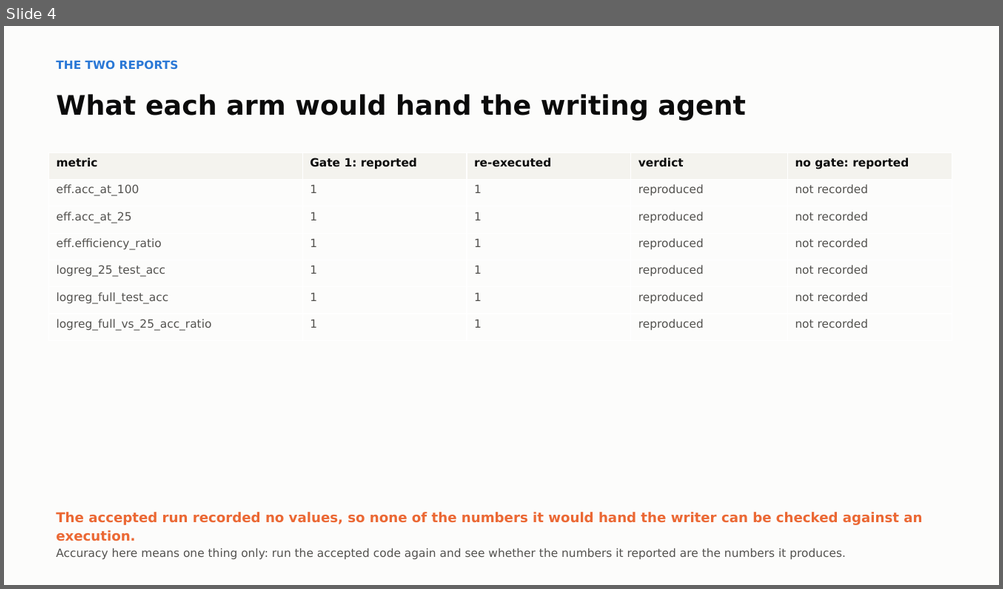
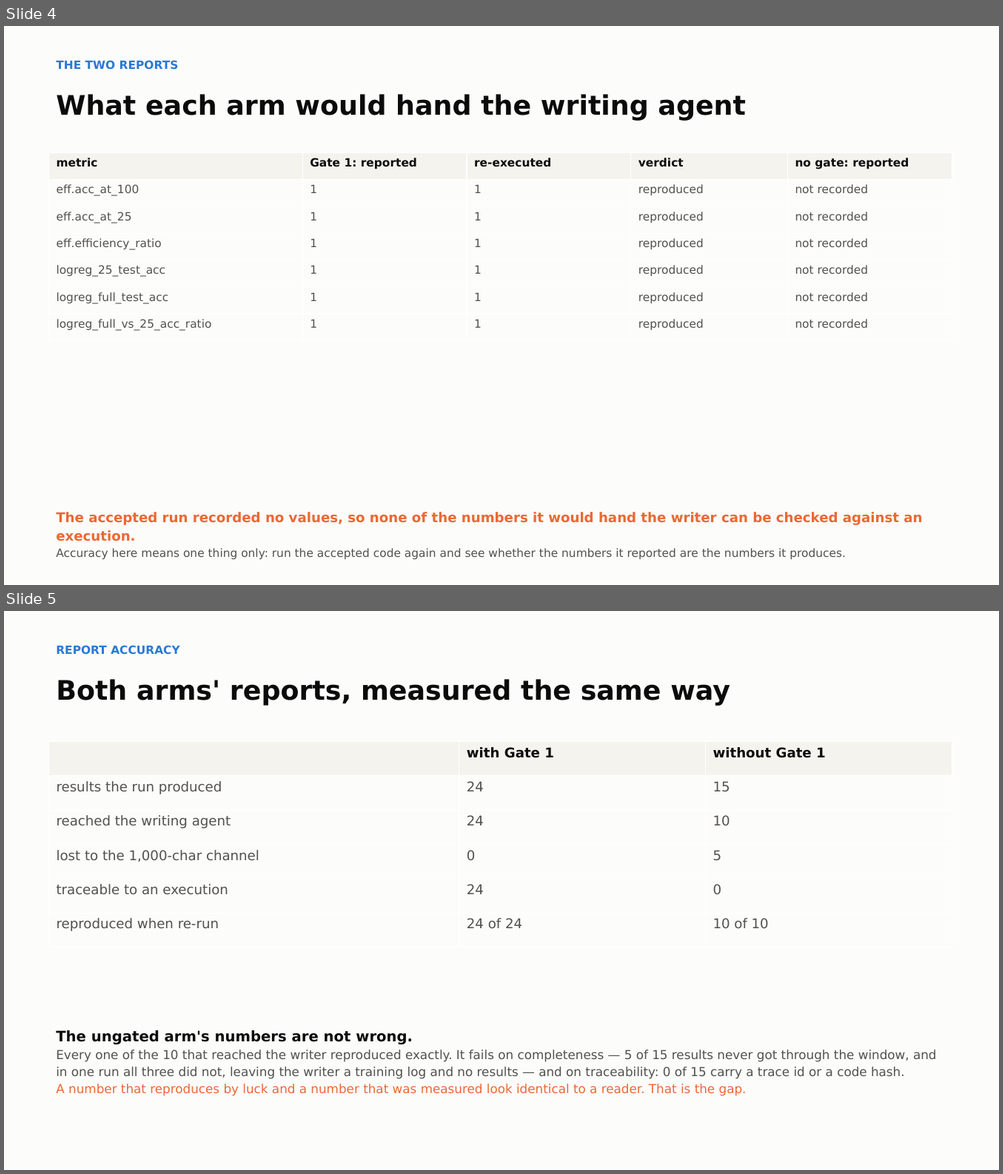
Before and after one commit to bananatruck/gates, a slide deck: reports/GATE1_DECK.pptx. Shown one above the other, each under a label of ours: slide 4 before the commit, slides 4 and 5 after it. The pictures are 1003x589 and 1003x1174 pixels, drawn with LibreOffice and Linux fonts; fonts in the diff are those of the drawing. Boxes give left, top, right and bottom in pixels: in the first picture for what was removed or moved away, otherwise in the second. Text is boxed around its words. In the diff, an @@ line names an element or a change of style, - is before the commit and + after.

```diff
--- a/reports/GATE1_DECK.pptx
+++ b/reports/GATE1_DECK.pptx
@@ slide 5 added at (4,611,999,1170), background #FCFCFB @@
@@ text added at (56,645,179,655), 11 pt, text #2A78D6, bold @@
+REPORT ACCURACY
@@ text added at (56,679,730,706), 26 pt, text #0B0B0B, bold @@
+Both arms' reports, measured the same way
@@ table added at (48,741,951,948), 6 rows, 3 columns @@
+ | with Gate 1 | without Gate 1
+results the run produced | 24 | 15
+reached the writing agent | 24 | 10
+lost to the 1,000-char channel | 0 | 5
+traceable to an execution | 24 | 0
+reproduced when re-run | 24 of 24 | 10 of 10
@@ text added at (56,1031,936,1096), 12 pt, text #52514E @@
+The ungated arm's numbers are not wrong.
+Every one of the 10 that reached the writer reproduced exactly. It fails on completeness — 5 of 15 results never got through the window, and in one run all three did not, leaving the writer a training log and no results — and on traceability: 0 of 15 carry a trace id or a code hash.
+A number that reproduces by luck and a number that was measured look identical to a reader. That is the gap.
```
Also in this commit, not shown: 5 other files.
